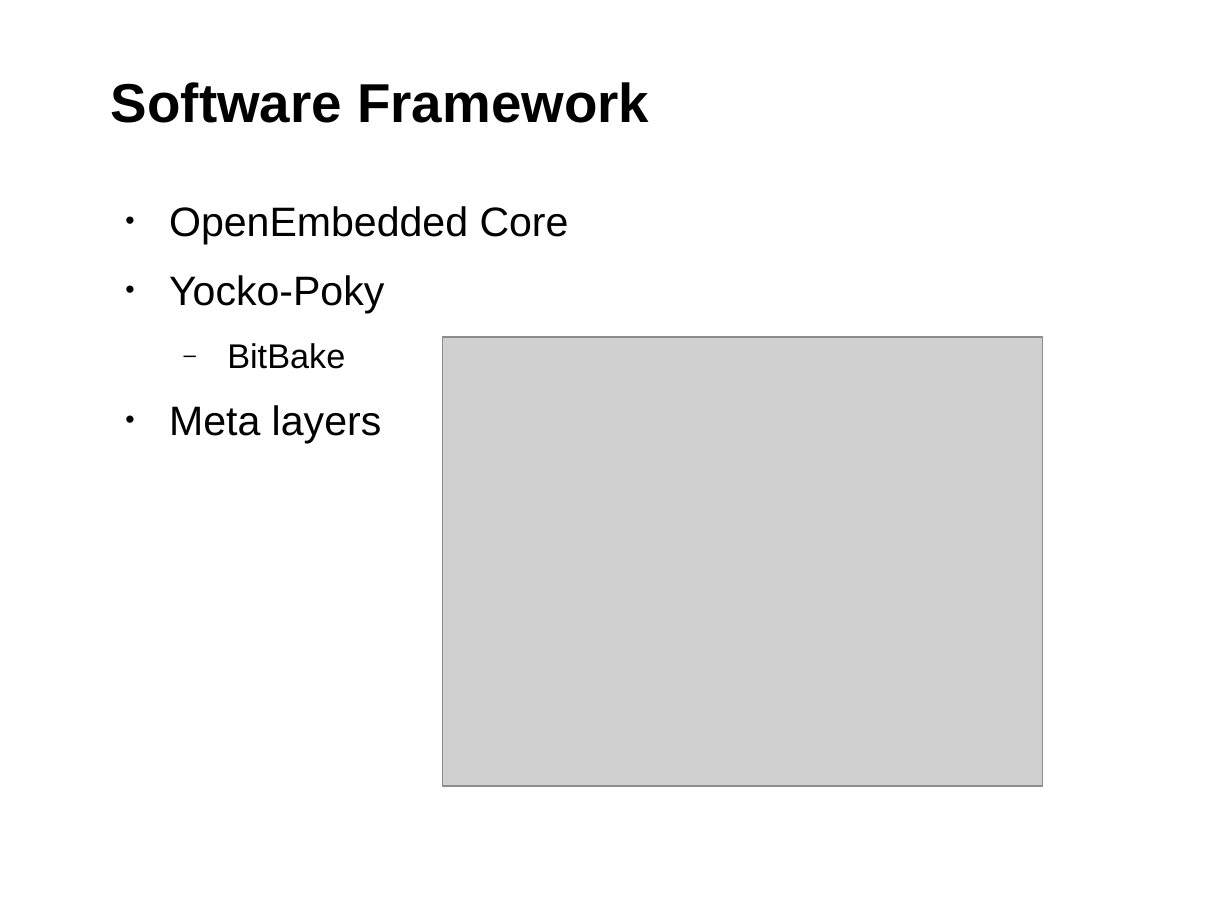
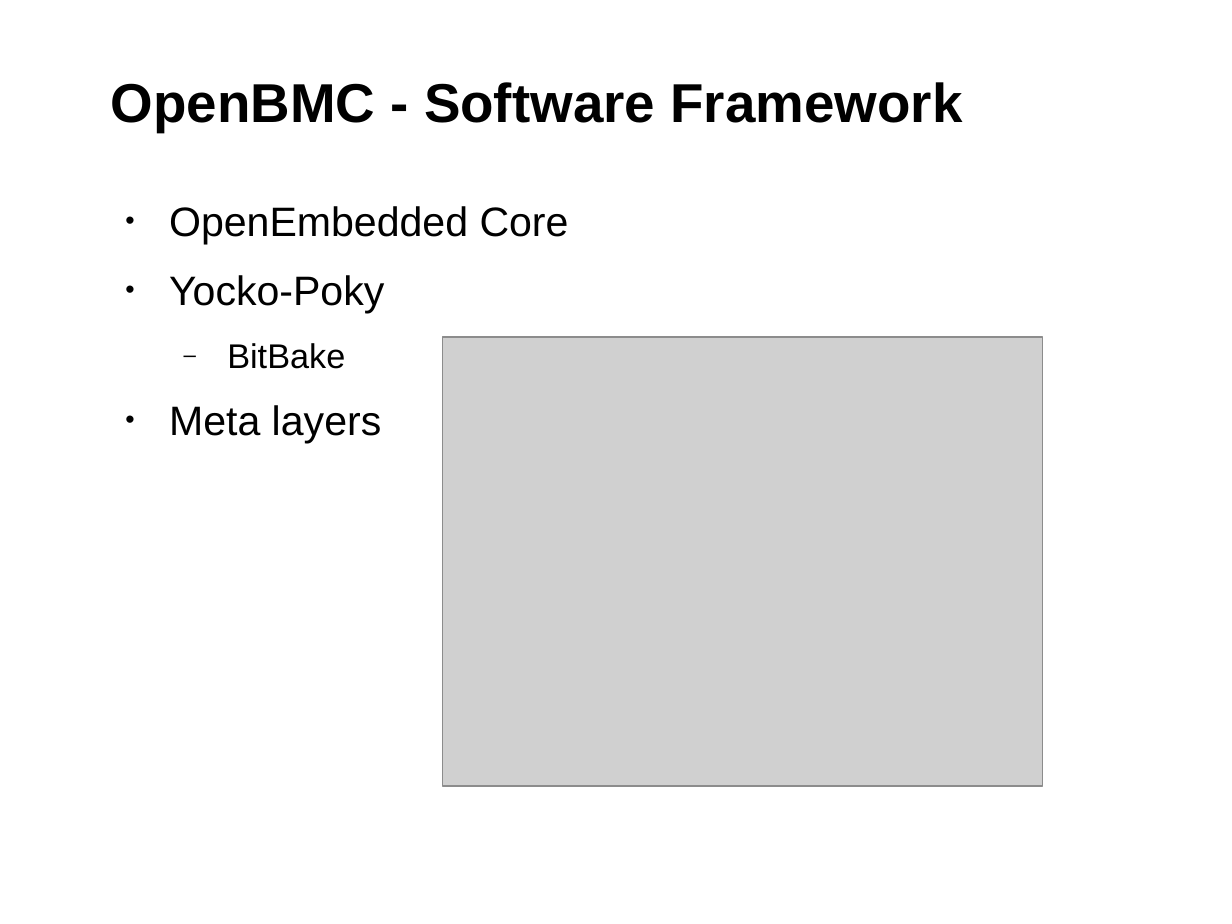
Before and after one commit to chesterlintw/conf-docs, a slide deck: slide 10 of suse-lab-conf/2019/proceeding/openbmc.odp (slide 9 before the commit). Drawn at 1232x924 pixels with LibreOffice and Linux fonts; fonts in the diff are those of the drawing; grey boxes stand for pictures; background and template pictures are left out. Boxes give left, top, right and bottom in pixels: in the first picture for what was removed or moved away, otherwise in the second. Text is boxed around its words. In the diff, an @@ line names an element or a change of style, - is before the commit and + after.

```diff
--- a/suse-lab-conf/2019/proceeding/openbmc.odp
+++ b/suse-lab-conf/2019/proceeding/openbmc.odp
@@ title at bbox=[111, 82, 962, 132]: text changed @@
-Software Framework
+OpenBMC - Software Framework
```
Also in this commit, not shown: 23 other slides changed, 4 slides added, 8 slides removed.
